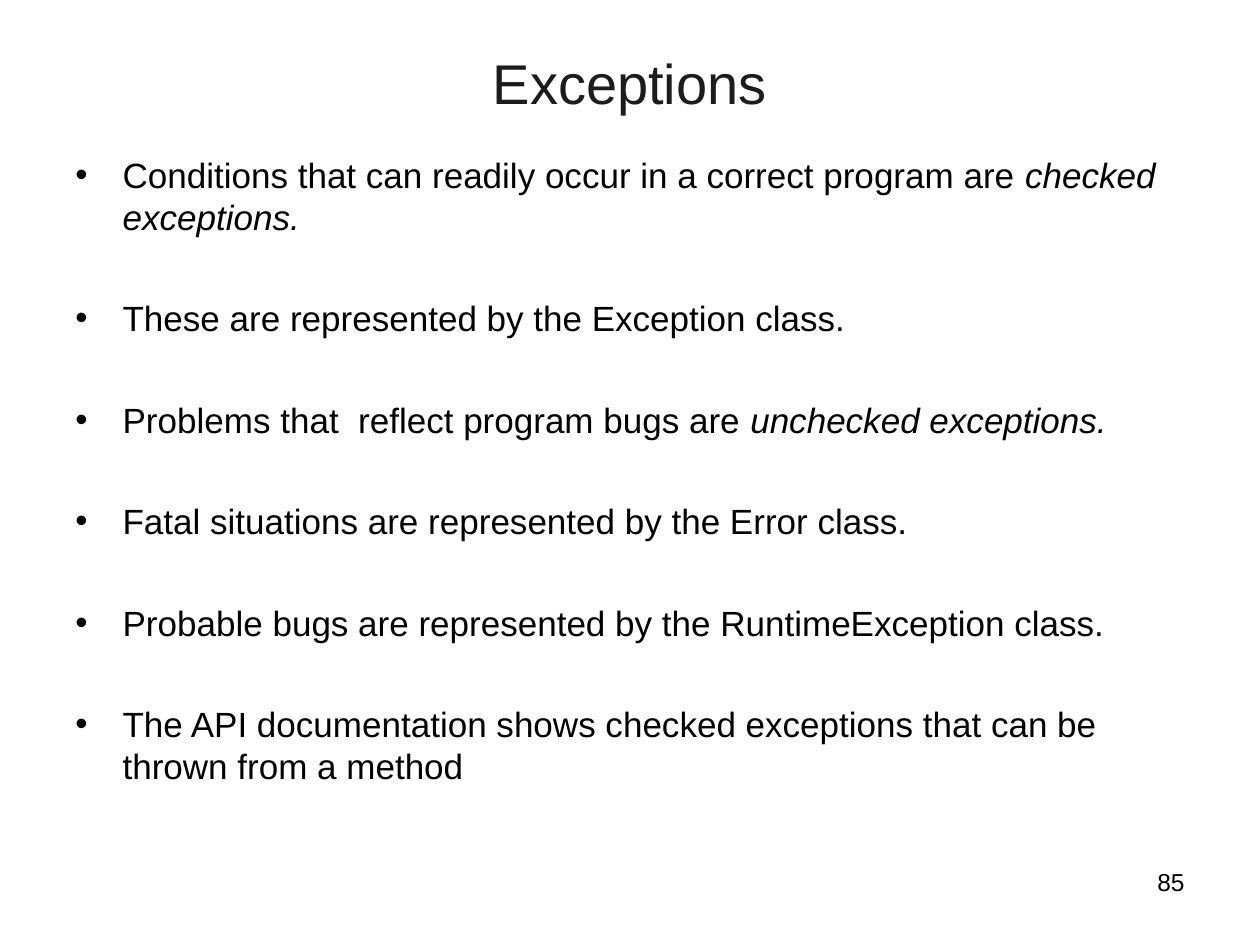
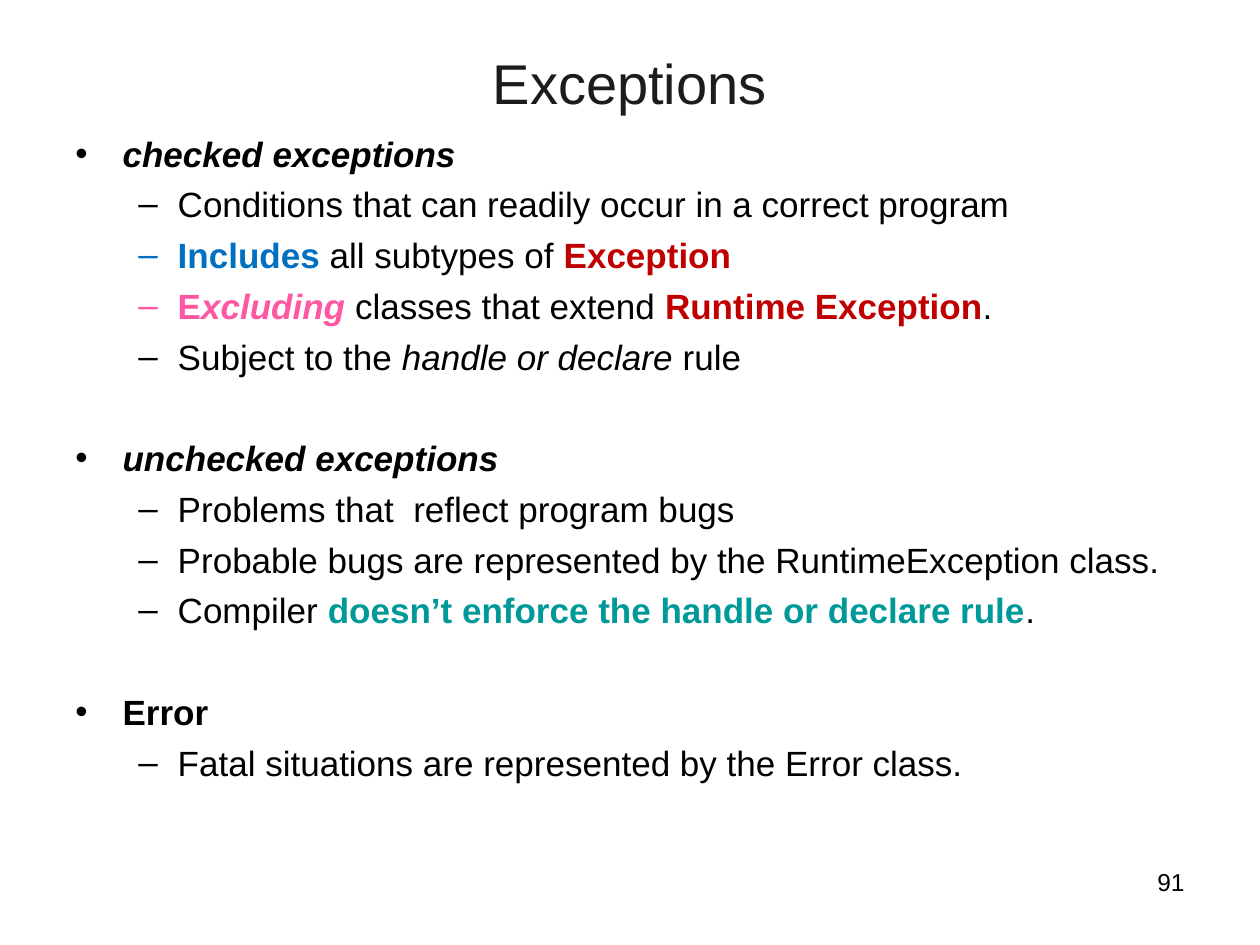
Before and after one commit to vatsanTraining/freshers_dec_2021, a slide deck: slide 91 of JavaModule_2_Excella.ppt (slide 85 before the commit). Drawn at 1260x945 pixels with LibreOffice and Linux fonts; fonts in the diff are those of the drawing; background and template pictures are left out. Boxes give left, top, right and bottom in pixels: in the first picture for what was removed or moved away, otherwise in the second. Text is boxed around its words. In the diff, an @@ line names an element or a change of style, - is before the commit and + after.

```diff
--- a/JavaModule_2_Excella.ppt
+++ b/JavaModule_2_Excella.ppt
@@ text "checked exceptions": place and size @@
-text "checked exceptions" at [123, 162, 1155, 780]
+text "checked exceptions" at [123, 141, 1159, 782]
@@ text at [123, 141, 1159, 726]: text changed @@
-• Conditions that can readily occur in a correct program are checked exceptions.
-• These are represented by the Exception class.
-• Problems that reflect program bugs are unchecked exceptions.
+• checked exceptions
+  – Conditions that can readily occur in a correct program
+  – Includes all subtypes of Exception
+  – Excluding classes that extend Runtime Exception.
+  – Subject to the handle or declare rule
+• unchecked exceptions
+  – Problems that reflect program bugs
+  – Probable bugs are represented by the RuntimeException class.
+  – Compiler doesn’t enforce the handle or declare rule.
+• Error
@@ text at [123, 610, 1104, 780]: paragraphs removed @@
-• Probable bugs are represented by the RuntimeException class.
-• The API documentation shows checked exceptions that can be thrown from a method
@@ text at [178, 750, 963, 782]: bullet • to –; list level 1 to 2 in "Fatal situations are represented by ..." @@
@@ page number at [1157, 874, 1184, 892]: text changed @@
-85
+91
```
Also in this commit, not shown: 11 other slides changed, 16 slides added, 9 slides removed.
